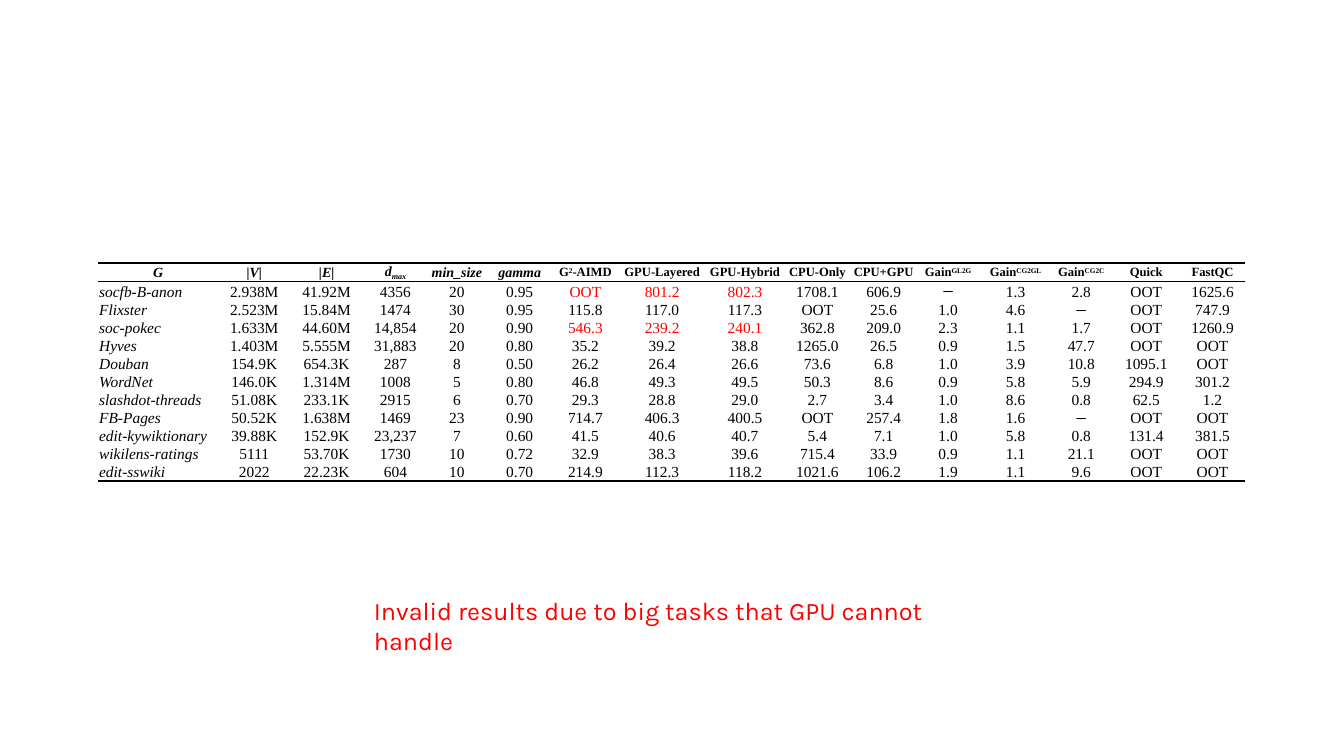
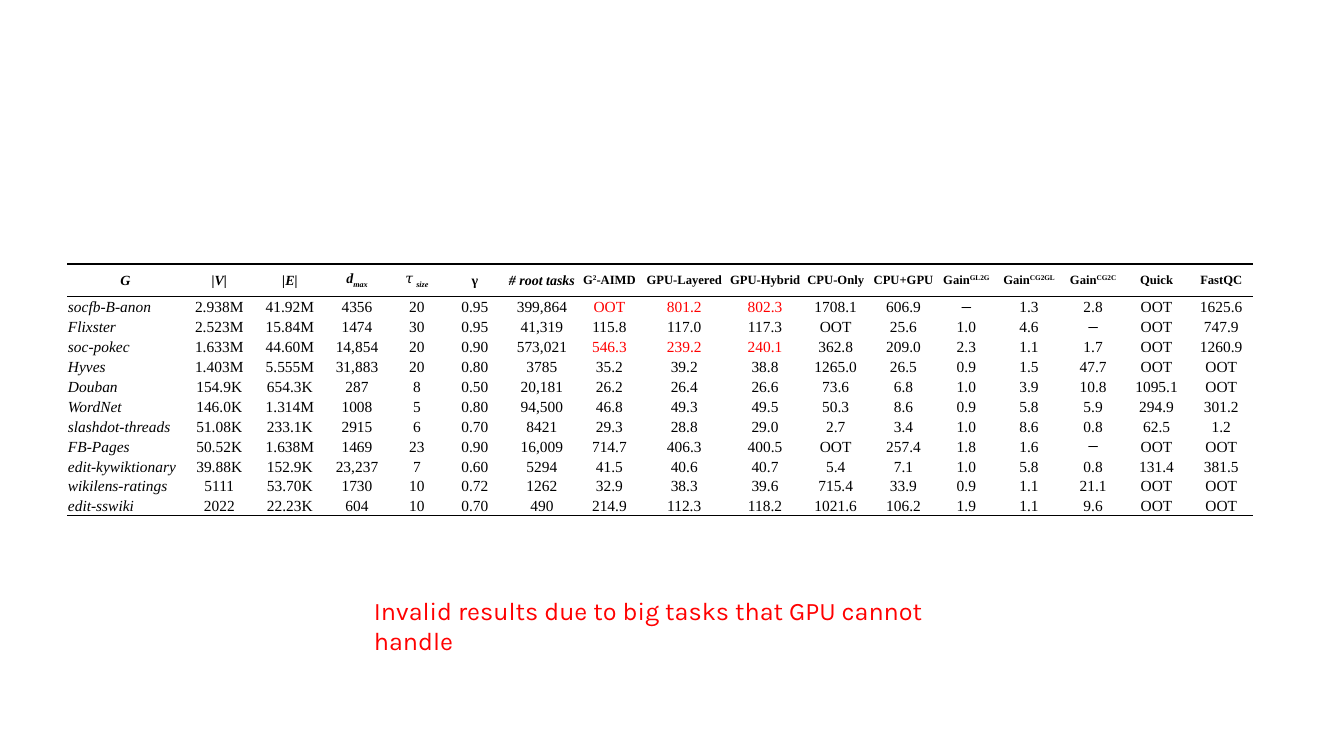
Before and after one commit to akhlaqueak/G-ThinkerCG, a slide deck: slide 7 of results-tables.pptx (slide 3 before the commit). Drawn at 1344x756 pixels with LibreOffice and Linux fonts; fonts in the diff are those of the drawing. Boxes give left, top, right and bottom in pixels: in the first picture for what was removed or moved away, otherwise in the second. Text is boxed around its words. In the diff, an @@ line names an element or a change of style, - is before the commit and + after.

```diff
--- a/results-tables.pptx
+++ b/results-tables.pptx
@@ table at [68, 264, 1254, 515] @@
-column 5: min_size | 20 | 30 | 20 | 20 | 8 | 5 | 6 | 23 | 7 | 10 | 10
-column 6: gamma | 0.95 | 0.95 | 0.90 | 0.80 | 0.50 | 0.80 | 0.70 | 0.90 | 0.60 | 0.72 | 0.70
+column 5: 𝜏size | 20 | 30 | 20 | 20 | 8 | 5 | 6 | 23 | 7 | 10 | 10
+column 6: γ | 0.95 | 0.95 | 0.90 | 0.80 | 0.50 | 0.80 | 0.70 | 0.90 | 0.60 | 0.72 | 0.70
+column 7: # root tasks | 399,864 | 41,319 | 573,021 | 3785 | 20,181 | 94,500 | 8421 | 16,009 | 5294 | 1262 | 490
@@ table: place and size @@
-table at [99, 263, 1245, 493]
+table at [68, 264, 1254, 515]
```
Also in this commit, not shown: 6 slides added, 13 other files.
